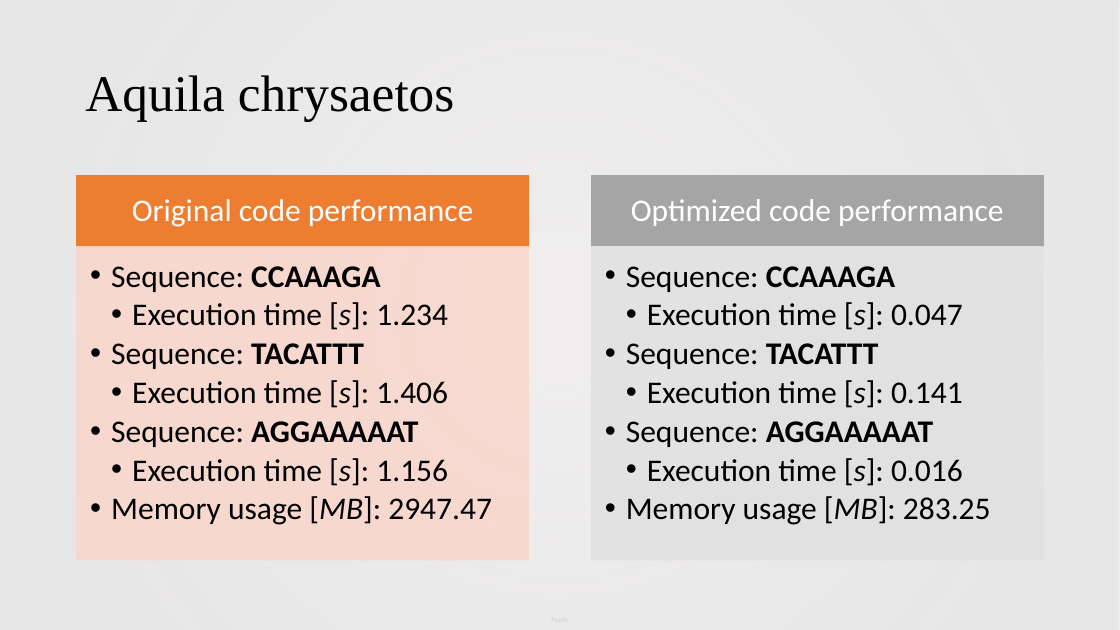
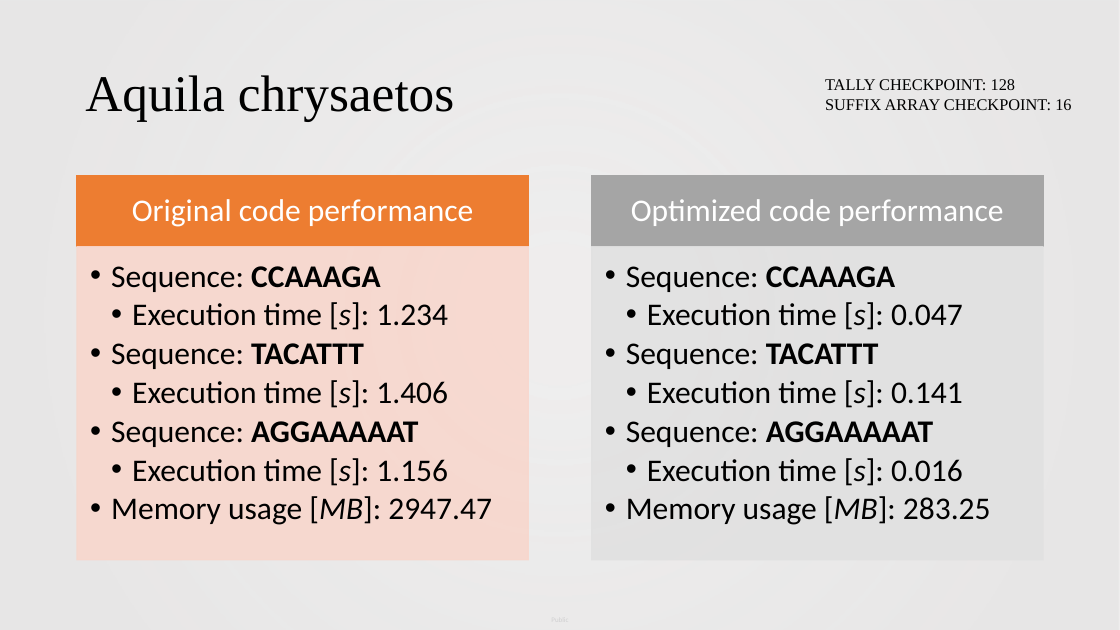
Before and after one commit to GlorijaDoslo/Genome_informatics_project, a slide deck: slide 8 of bwt-and-fm-index.pptx. Drawn at 1120x630 pixels with LibreOffice and Linux fonts; fonts in the diff are those of the drawing; background and template pictures are left out. Boxes give left, top, right and bottom in pixels: in the first picture for what was removed or moved away, otherwise in the second. Text is boxed around its words. In the diff, an @@ line names an element or a change of style, - is before the commit and + after.

Commit message:
Add tally and sa checkpoint info

```diff
--- a/bwt-and-fm-index.pptx
+++ b/bwt-and-fm-index.pptx
@@ text added at [825, 79, 1071, 110], 14 pt, text #000000 @@
+TALLY CHECKPOINT: 128
+SUFFIX ARRAY CHECKPOINT: 16
```
Also in this commit, not shown: 2 other slides changed.
